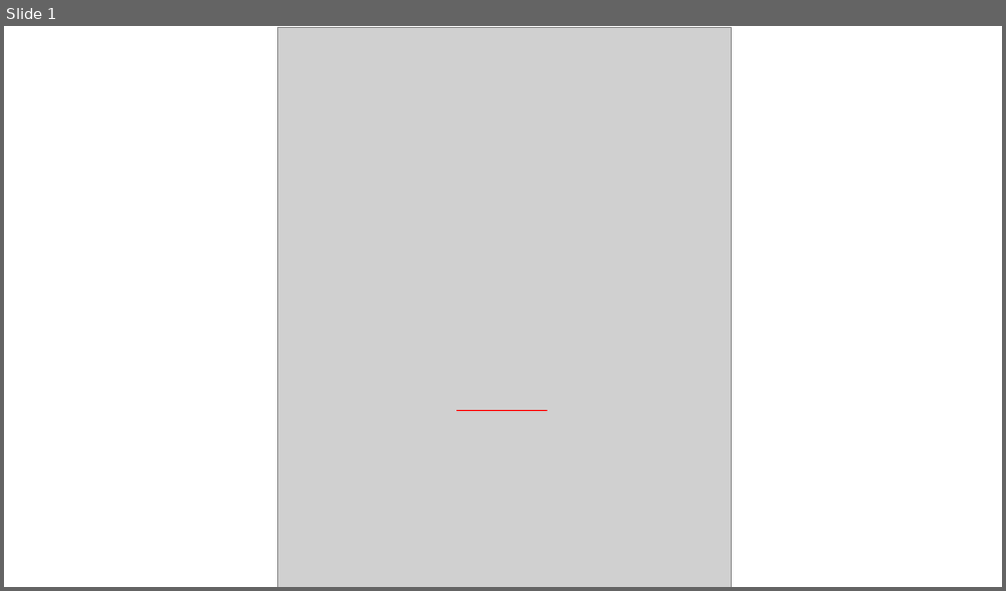
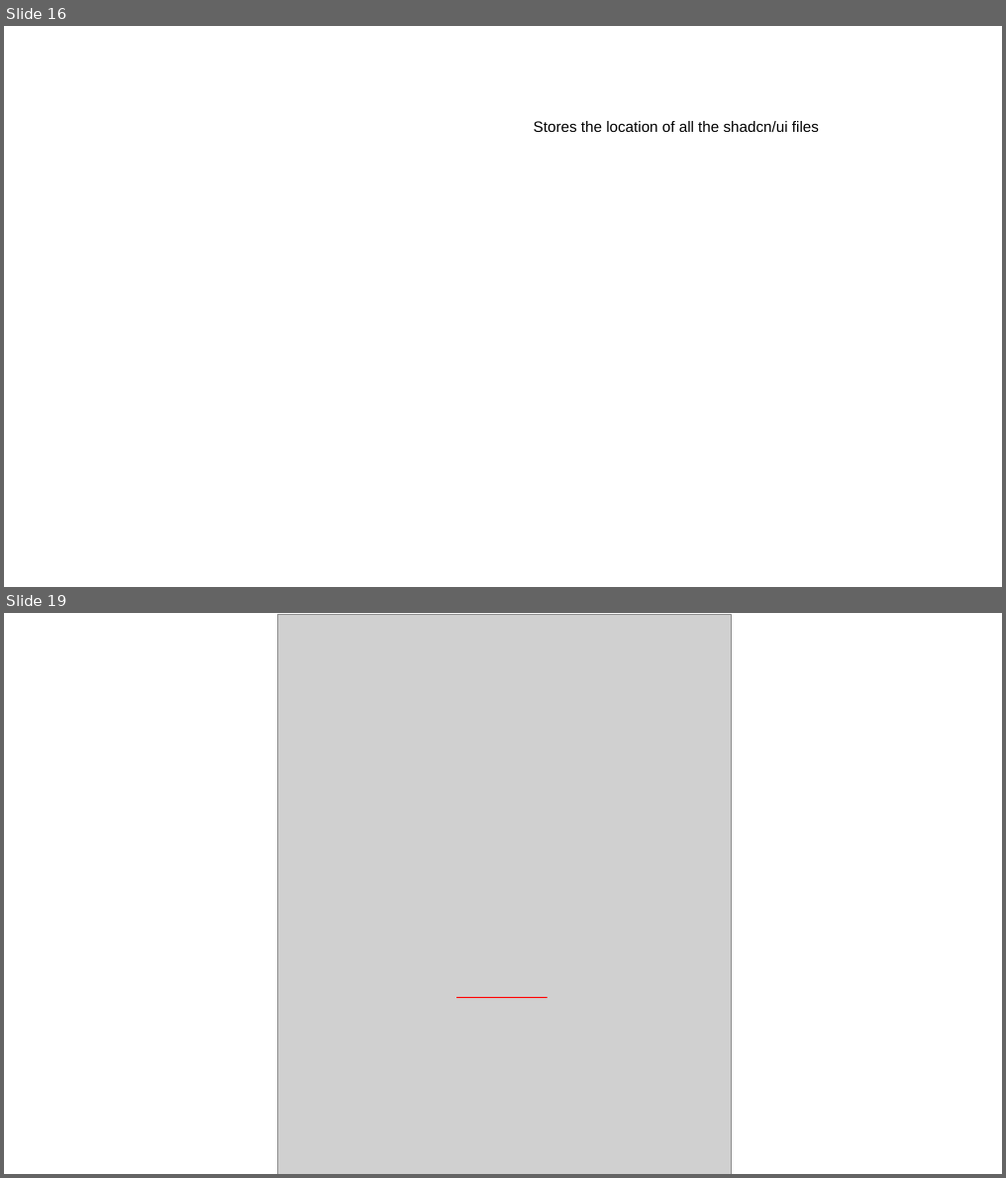
Before and after one commit to robertdrucker/authy, a slide deck: notes/notes.odp. Shown one above the other, each under a label of ours: slide 1 before the commit, slides 16 and 19 after it; the slides between them are not shown. The pictures are 1006x591 and 1006x1178 pixels, drawn with LibreOffice and Linux fonts; fonts in the diff are those of the drawing; grey boxes stand for pictures; background and template pictures are left out. Boxes give left, top, right and bottom in pixels: in the first picture for what was removed or moved away, otherwise in the second. Text is boxed around its words. In the diff, an @@ line names an element or a change of style, - is before the commit and + after.

```diff
--- a/notes/notes.odp
+++ b/notes/notes.odp
@@ slide 16 added at <box>4,26,1002,587</box>, background picture (left out) @@
@@ text added at <box>534,121,819,132</box>, 12 pt, text #000000 @@
+Stores the location of all the shadcn/ui files
@@ what was slide 1 is now slide 19 @@
```
Also in this commit, not shown: 2 slides changed, 25 other slides added, 2 slides removed, 2 other files.
